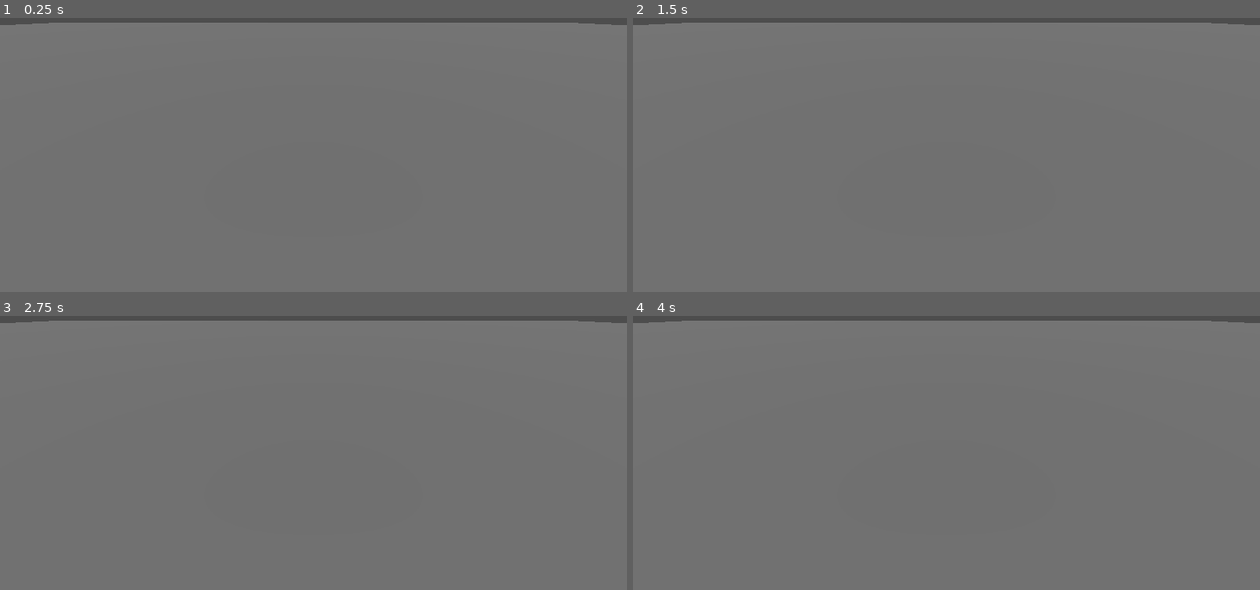
Above: before the commit, frames 1-4 (two rows, left to right).
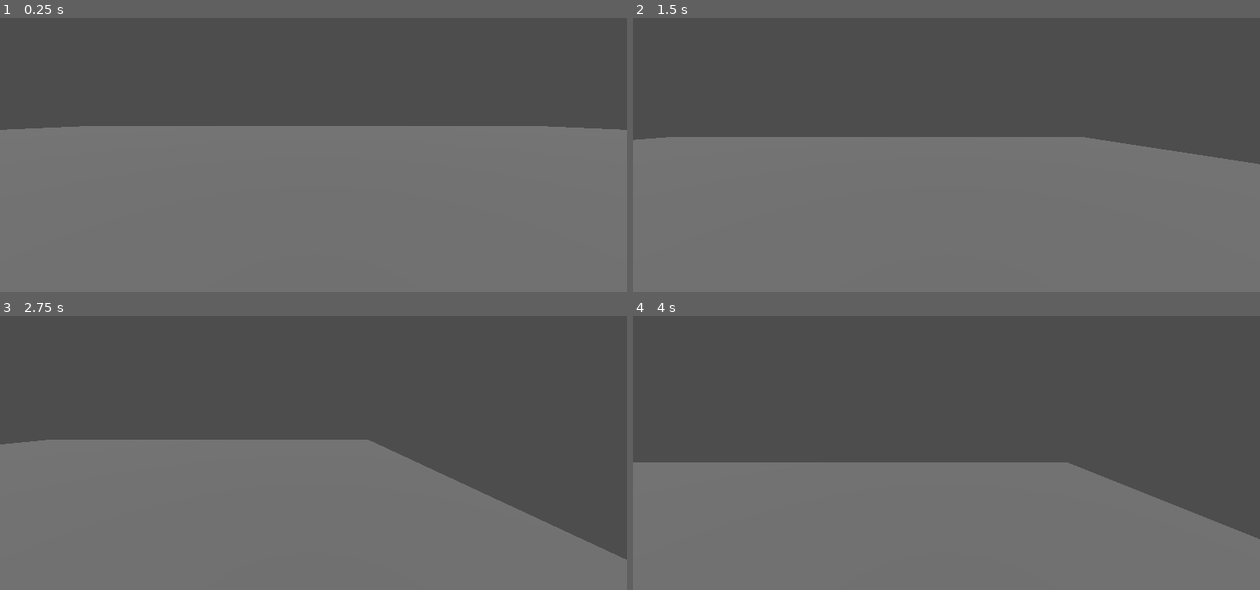
Above: after the commit, the same moments.

Repository: LuisRodriguezAldana/Marketmimic_Godt
Game: Godot game, scene res://Scene/Mundo.tscn
Two runs of this game, one before a commit and one after it. Both use one fixed random seed, a clock stepped at 60 frames per second and the inputs below.
Inputs:
- Up to frame 1 (0.25 s): no input
- Up to frame 2 (1.5 s): tap Enter at 0.5 s; hold D (ui_right, bound only after the commit) 0.53-1.28 s; hold Space (ui_jump, bound only after the commit) 0.53-1.28 s; hold S (ui_down, bound only after the commit) from 1.28 s (still down); tap Space (ui_jump, bound only after the commit) at 1.35 s
- Up to frame 3 (2.75 s): tap Space (ui_jump, bound only after the commit) at 1.52, 1.82 s; release S (ui_down, bound only after the commit) at 2.03 s; hold D (ui_right, bound only after the commit) from 2.03 s (still down); hold Space (ui_jump, bound only after the commit) from 2.03 s (still down)
- Up to frame 4 (4 s): release D (ui_right, bound only after the commit) at 2.78 s; release Space (ui_jump, bound only after the commit) at 2.78 s; hold W (ui_up, bound only after the commit) 2.78-3.53 s; tap Space (ui_jump, bound only after the commit) at 2.85, 3.02, 3.32 s; hold A (ui_left, bound only after the commit) from 3.53 s (still down); hold Space (ui_jump, bound only after the commit) from 3.53 s (still down)

The runs differ from the first frame. In frame 1, 38% of the frame differs, in the area x 0-100%, y 1-41%; in frame 2, 43%; in frame 3, 52%; in frame 4, 56%, in the area x 0-100%, y 1-82%.

Commit message:
Se modifica el editor y se agrega el salto

Diff:
--- a/Scene/Mundo.tscn
+++ b/Scene/Mundo.tscn
@@ -1,16 +1,25 @@
-[gd_scene load_steps=2 format=3 uid="uid://de1du6n5rpvuq"]
+[gd_scene load_steps=3 format=3 uid="uid://de1du6n5rpvuq"]
 
 [ext_resource type="PackedScene" uid="uid://2jm1bymdbdl" path="res://Scene/personaje.tscn" id="1_ogfkt"]
+
+[sub_resource type="BoxShape3D" id="BoxShape3D_b6r38"]
+size = Vector3(100, 0.2, 100)
 
 [node name="Mundo" type="Node3D"]
 
 [node name="CharacterBody3D" parent="." instance=ExtResource("1_ogfkt")]
 transform = Transform3D(1, 0, 0, 0, 1, 0, 0, 0, 1, 0, 1.62966, 0)
-Velocidad = 200.0
+Velocidad = 32.0
+jump = 5.0
 
 [node name="CSGBox3D" type="CSGBox3D" parent="."]
 transform = Transform3D(1, 0, 0, 0, 1, 0, 0, 0, 1, 0.00205863, -0.00521147, 0.00165796)
 size = Vector3(100, 0.2, 100)
 
+[node name="StaticBody3D" type="StaticBody3D" parent="CSGBox3D"]
+
+[node name="CollisionShape3D" type="CollisionShape3D" parent="CSGBox3D/StaticBody3D"]
+shape = SubResource("BoxShape3D_b6r38")
+
 [node name="DirectionalLight3D" type="DirectionalLight3D" parent="."]
 transform = Transform3D(1, 0, 0, 0, 0.821149, 0.570714, 0, -0.570714, 0.821149, 0, 6.12011, 0)
--- a/Scene/personaje.tscn
+++ b/Scene/personaje.tscn
@@ -1,19 +1,17 @@
 [gd_scene load_steps=3 format=3 uid="uid://2jm1bymdbdl"]
 
-[ext_resource type="Script" path="res://Script/Movimiento.gd" id="1_k2stq"]
+[ext_resource type="Script" path="res://Script/Player.gd" id="1_rbs44"]
 
 [sub_resource type="CapsuleShape3D" id="CapsuleShape3D_0a656"]
 
 [node name="CharacterBody3D" type="CharacterBody3D"]
 transform = Transform3D(1, 0, 0, 0, 1, 0, 0, 0, 1, 0, 1.02385, 0)
-script = ExtResource("1_k2stq")
+script = ExtResource("1_rbs44")
+Velocidad = 32.0
+jump = 5.0
 
 [node name="CollisionShape3D" type="CollisionShape3D" parent="."]
 shape = SubResource("CapsuleShape3D_0a656")
 
 [node name="Camera3D" type="Camera3D" parent="."]
-transform = Transform3D(1, 0, 0, 0, 0.907777, 0.419452, 0, -0.419452, 0.907777, 0, 0.641321, -0.331432)
-
-[node name="CSGBox3D" type="CSGBox3D" parent="."]
-transform = Transform3D(1, 0, 0, 0, 1, 0, 0, 0, 1, -0.0027113, 0.148318, -0.0111673)
-size = Vector3(0.6, 1.6, 0.6)
+transform = Transform3D(1, 0, 0, 0, 1, 0, 0, 0, 1, 0, 0.641321, -0.331432)
--- a/Script/Global.gd
+++ b/Script/Global.gd
@@ -1,7 +1,8 @@
 extends Node
-var axis : Vector2
+var axis : Vector3
 
-func get_axis()-> Vector2:
+func get_axis()-> Vector3:
 	axis.x = int(Input.is_action_pressed("ui_right")) - int(Input.is_action_pressed("ui_left"))
 	axis.y = int(Input.is_action_pressed("ui_up")) - int(Input.is_action_pressed("ui_down"))
+	axis.z = int(Input.is_action_pressed("ui_jump"))
 	return axis.normalized()
--- a/Script/Movimiento.gd
+++ b/Script/Player.gd
@@ -1,12 +1,12 @@
 extends CharacterBody3D
-
-
 @export var Velocidad : float
-
+@export var jump: float
+var gravity: float = 9.8
 func _physics_process(delta):
 	motion_contrl()
 
 func motion_contrl():
 	velocity.x = Test_1.get_axis().x * Velocidad
 	velocity.z = Test_1.get_axis().y * -Velocidad
+	velocity.y = Test_1.get_axis().z * jump
 	move_and_slide()
--- a/project.godot
+++ b/project.godot
@@ -19,6 +19,42 @@
 
 Test_1="*res://Script/Global.gd"
 
+[input]
+
+ui_left={
+"deadzone": 0.5,
+"events": [Object(InputEventJoypadButton,"resource_local_to_scene":false,"resource_name":"","device":0,"button_index":13,"pressure":0.0,"pressed":false,"script":null)
+, Object(InputEventJoypadMotion,"resource_local_to_scene":false,"resource_name":"","device":0,"axis":0,"axis_value":-1.0,"script":null)
+, Object(InputEventKey,"resource_local_to_scene":false,"resource_name":"","device":0,"window_id":0,"alt_pressed":false,"shift_pressed":false,"ctrl_pressed":false,"meta_pressed":false,"pressed":false,"keycode":0,"physical_keycode":65,"key_label":0,"unicode":0,"echo":false,"script":null)
+]
+}
+ui_right={
+"deadzone": 0.5,
+"events": [Object(InputEventJoypadButton,"resource_local_to_scene":false,"resource_name":"","device":0,"button_index":14,"pressure":0.0,"pressed":false,"script":null)
+, Object(InputEventJoypadMotion,"resource_local_to_scene":false,"resource_name":"","device":0,"axis":0,"axis_value":1.0,"script":null)
+, null, Object(InputEventKey,"resource_local_to_scene":false,"resource_name":"","device":0,"window_id":0,"alt_pressed":false,"shift_pressed":false,"ctrl_pressed":false,"meta_pressed":false,"pressed":false,"keycode":0,"physical_keycode":68,"key_label":0,"unicode":0,"echo":false,"script":null)
+]
+}
+ui_up={
+"deadzone": 0.5,
+"events": [Object(InputEventJoypadButton,"resource_local_to_scene":false,"resource_name":"","device":0,"button_index":11,"pressure":0.0,"pressed":false,"script":null)
+, Object(InputEventJoypadMotion,"resource_local_to_scene":false,"resource_name":"","device":0,"axis":1,"axis_value":-1.0,"script":null)
+, Object(InputEventKey,"resource_local_to_scene":false,"resource_name":"","device":0,"window_id":0,"alt_pressed":false,"shift_pressed":false,"ctrl_pressed":false,"meta_pressed":false,"pressed":false,"keycode":0,"physical_keycode":87,"key_label":0,"unicode":0,"echo":false,"script":null)
+]
+}
+ui_down={
+"deadzone": 0.5,
+"events": [Object(InputEventJoypadButton,"resource_local_to_scene":false,"resource_name":"","device":0,"button_index":12,"pressure":0.0,"pressed":false,"script":null)
+, Object(InputEventJoypadMotion,"resource_local_to_scene":false,"resource_name":"","device":0,"axis":1,"axis_value":1.0,"script":null)
+, Object(InputEventKey,"resource_local_to_scene":false,"resource_name":"","device":0,"window_id":0,"alt_pressed":false,"shift_pressed":false,"ctrl_pressed":false,"meta_pressed":false,"pressed":false,"keycode":0,"physical_keycode":83,"key_label":0,"unicode":0,"echo":false,"script":null)
+]
+}
+ui_jump={
+"deadzone": 0.5,
+"events": [Object(InputEventKey,"resource_local_to_scene":false,"resource_name":"","device":0,"window_id":0,"alt_pressed":false,"shift_pressed":false,"ctrl_pressed":false,"meta_pressed":false,"pressed":false,"keycode":0,"physical_keycode":32,"key_label":0,"unicode":0,"echo":false,"script":null)
+]
+}
+
 [rendering]
 
 renderer/rendering_method="gl_compatibility"
